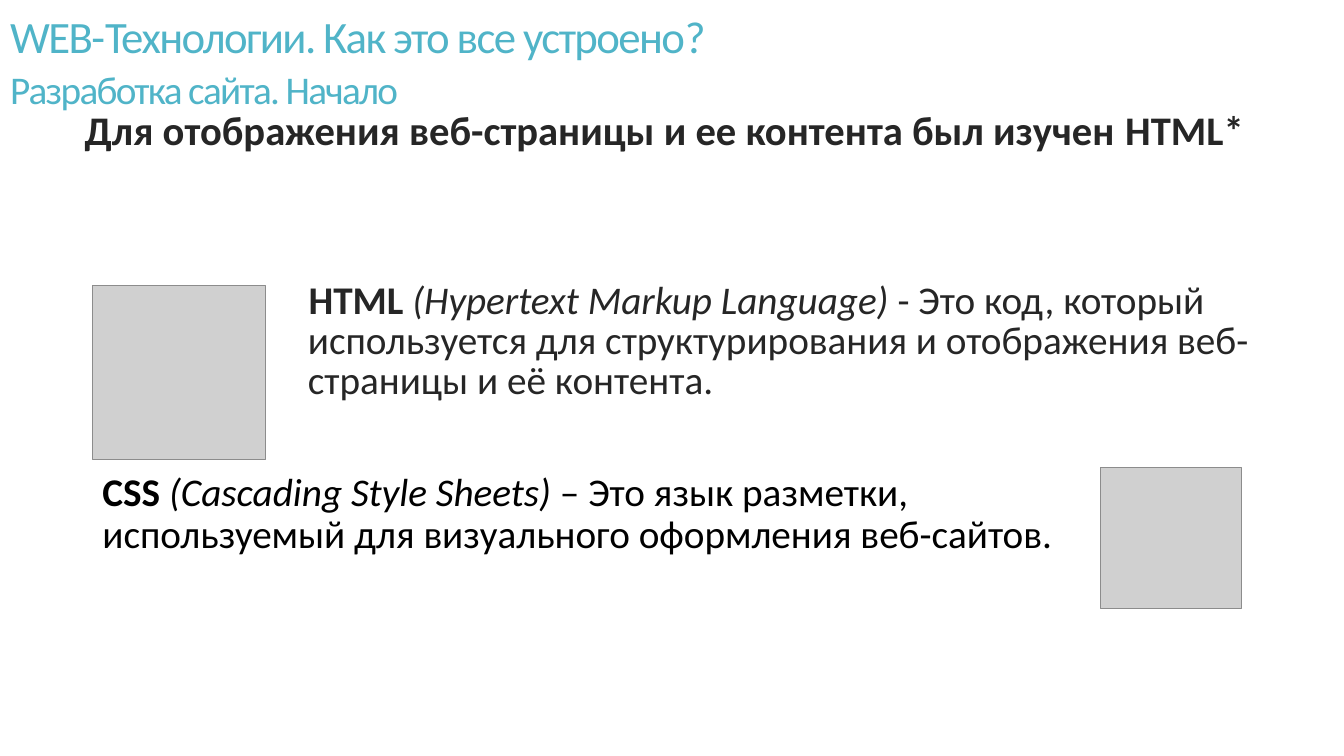
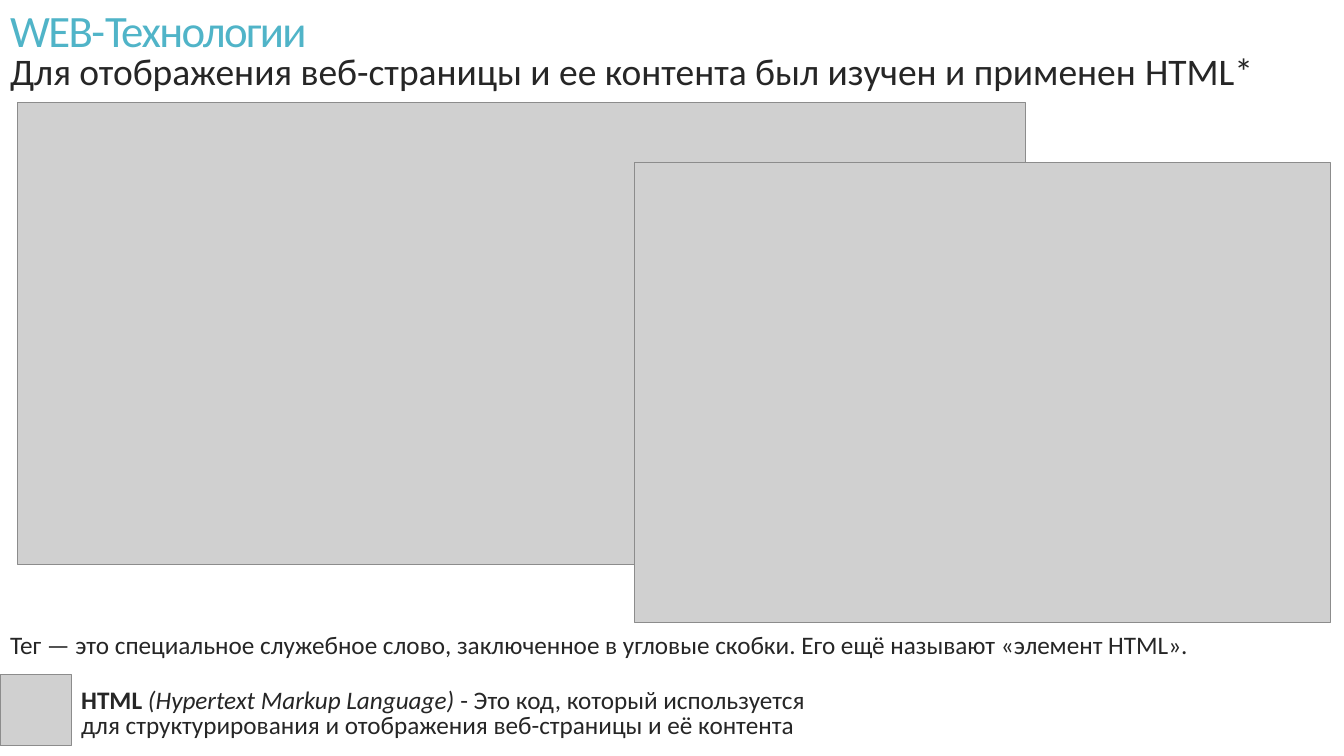
Before and after one commit to VladPetrov3/School_Project_EGE, a slide deck: slide 8 of Теория игр.pptx (slide 7 before the commit). Drawn at 1344x756 pixels with LibreOffice and Linux fonts; fonts in the diff are those of the drawing; grey boxes stand for pictures. Boxes give left, top, right and bottom in pixels: in the first picture for what was removed or moved away, otherwise in the second. Text is boxed around its words. In the diff, an @@ line names an element or a change of style, - is before the commit and + after.

```diff
--- a/Теория игр.pptx
+++ b/Теория игр.pptx
@@ title at box(10, 18, 307, 48): text changed @@
-WEB-Технологии. Как это все устроено?
+WEB-Технологии
@@ text at box(10, 58, 1253, 91): text changed; size 29 to 26.8 pt; bold off @@
-Для отображения веб-страницы и ее контента был изучен HTML*
+Для отображения веб-страницы и ее контента был изучен и применен HTML*
@@ text removed at box(10, 77, 399, 111) @@
-Разработка сайта. Начало
@@ picture added at box(18, 103, 1026, 566) @@
@@ picture added at box(635, 162, 1331, 622) @@
@@ picture removed at box(93, 285, 266, 459) @@
@@ text removed at box(102, 477, 1052, 555) @@
-CSS (Cascading Style Sheets) – Это язык разметки, используемый для визуального оформления веб-сайтов.
@@ picture removed at box(1101, 468, 1242, 609) @@
@@ text added at box(10, 637, 1187, 658), 18 pt, text #262626 @@
+Тег — это специальное служебное слово, заключенное в угловые скобки. Его ещё называют «элемент HTML».
@@ picture added at box(0, 675, 72, 746) @@
@@ text at box(81, 691, 804, 738): text changed; size 28 to 18 pt @@
-  HTML (Hypertext Markup Language) - Это код, который используется для структурирования и отображения веб-страницы и её контента.
+HTML (Hypertext Markup Language) - Это код, который используется для структурирования и отображения веб-страницы и её контента
```
Also in this commit, not shown: 3 other slides changed, 6 slides added, 2 slides removed, 4 other files.
